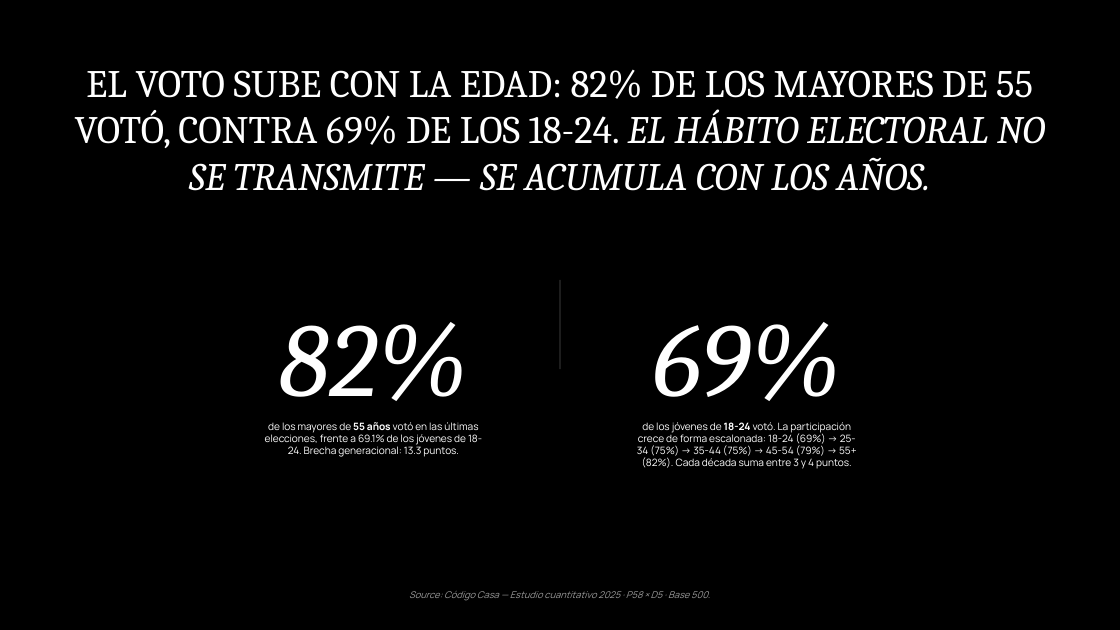
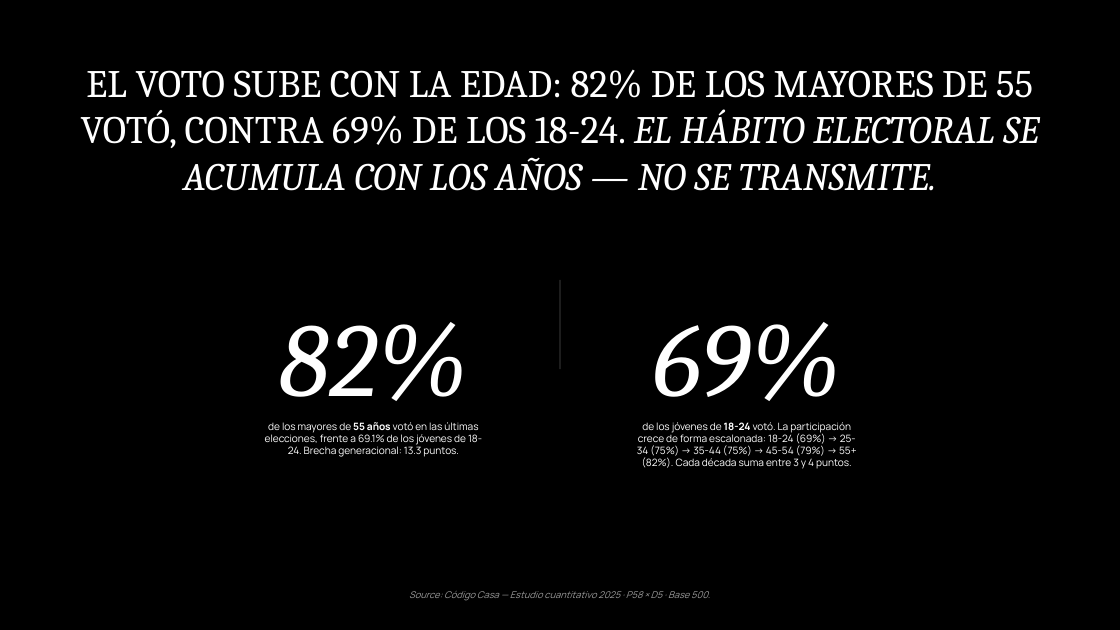
Before and after one commit to jeremyninja/c-digocasa-cerebro, a slide deck: slide 9 of Agentes Hallazgos/opiniones-politicas-deck-flat.pptx. Drawn at 1120x630 pixels with LibreOffice and Linux fonts; fonts in the diff are those of the drawing. Boxes give left, top, right and bottom in pixels: in the first picture for what was removed or moved away, otherwise in the second. Text is boxed around its words. In the diff, an @@ line names an element or a change of style, - is before the commit and + after.

```diff
--- a/Agentes Hallazgos/opiniones-politicas-deck-flat.pptx
+++ b/Agentes Hallazgos/opiniones-politicas-deck-flat.pptx
@@ text at box(81, 69, 1039, 191): text changed @@
-EL VOTO SUBE CON LA EDAD: 82% DE LOS MAYORES DE 55 VOTÓ, CONTRA 69% DE LOS 18-24. EL HÁBITO ELECTORAL NO SE TRANSMITE — SE ACUMULA CON LOS AÑOS.
+EL VOTO SUBE CON LA EDAD: 82% DE LOS MAYORES DE 55 VOTÓ, CONTRA 69% DE LOS 18-24. EL HÁBITO ELECTORAL SE ACUMULA CON LOS AÑOS — NO SE TRANSMITE.
```
Also in this commit, not shown: 8 other slides changed, 17 other files.
